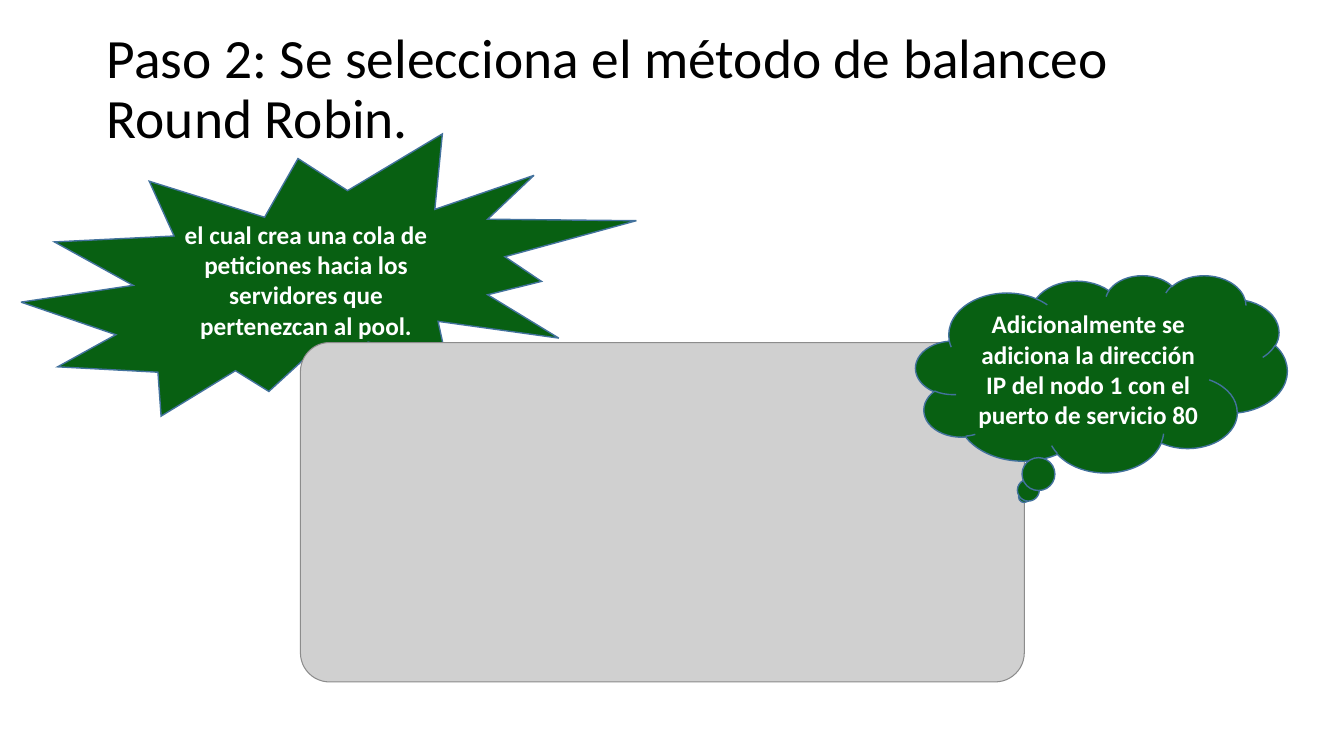
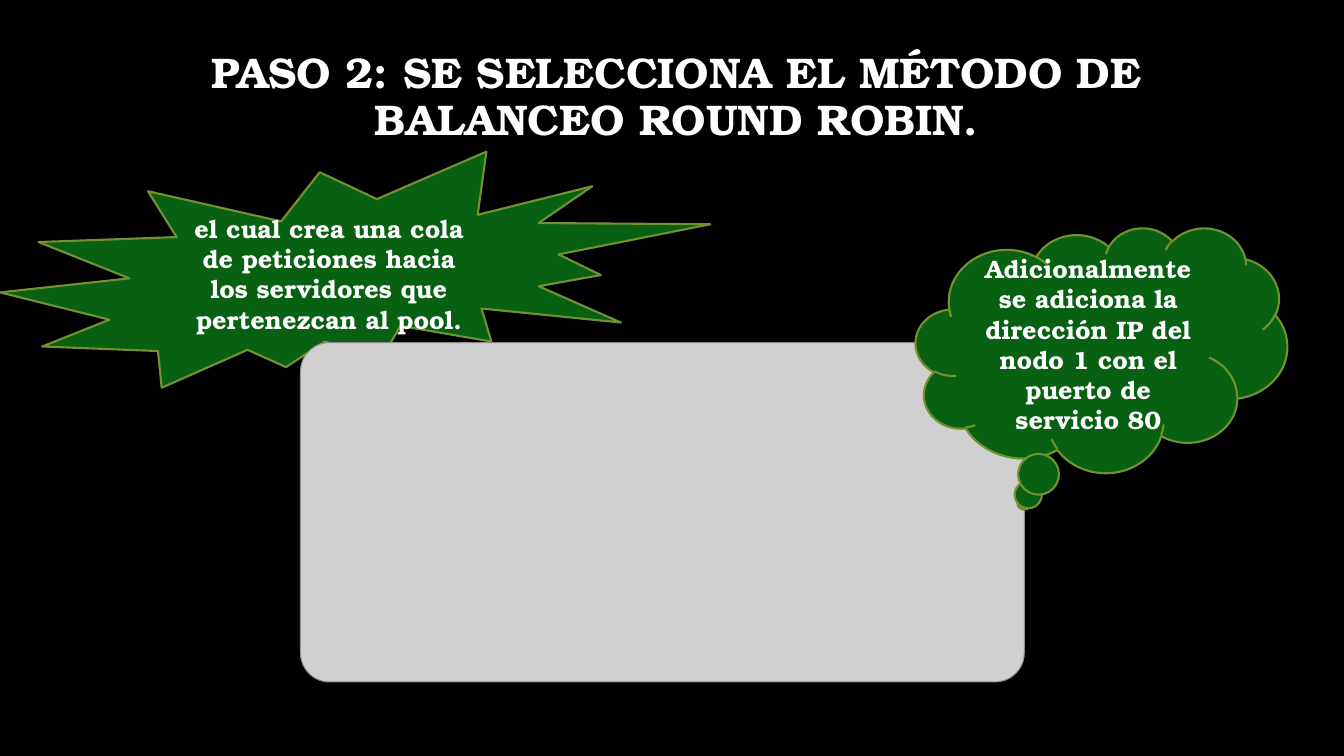
Before and after one commit to hannerfirst/optimus-prime, a slide deck: slide 4 of paralelos-project-java/docs/Configuración nodos clúster y balanceador de cargas.pptx. Drawn at 1344x756 pixels with LibreOffice and Linux fonts; fonts in the diff are those of the drawing; grey boxes stand for pictures; background and template pictures are left out. Boxes give left, top, right and bottom in pixels: in the first picture for what was removed or moved away, otherwise in the second. Text is boxed around its words. In the diff, an @@ line names an element or a change of style, - is before the commit and + after.

```diff
--- a/paralelos-project-java/docs/Configuración nodos clúster y balanceador de cargas.pptx
+++ b/paralelos-project-java/docs/Configuración nodos clúster y balanceador de cargas.pptx
@@ background #FFFFFF to picture (left out) @@
@@ title at box(212, 49, 1141, 136): text changed; size 39.6 to 30.6 pt; font Calibri to TeX Gyre Bonum; text colour #000000 to #FFFFFF; bold on @@
-Paso 2: Se selecciona el método de balanceo Round Robin.
+PASO 2: SE SELECCIONA EL MÉTODO DE BALANCEO ROUND ROBIN.
@@ irregular seal "el cual crea una cola ..." at box(0, 151, 711, 387): font Calibri to TeX Gyre Bonum; outline #43739E 1 pt to #759232 1.5 pt @@
@@ irregular seal "el cual crea una cola ...": place and size @@
-irregular seal "el cual crea una cola ..." at box(21, 134, 636, 416)
+irregular seal "el cual crea una cola ..." at box(0, 151, 711, 387)
@@ thought cloud "Adicionalmente se adiciona la dirección ...": place and size @@
-thought cloud "Adicionalmente se adiciona la dirección ..." at box(917, 275, 1289, 473)
+thought cloud "Adicionalmente se adiciona la dirección ..." at box(917, 228, 1289, 473)
@@ thought cloud "Adicionalmente se adiciona la dirección ..." at box(917, 228, 1289, 473): font Calibri to TeX Gyre Bonum; outline #43739E 1 pt to #759232 1.5 pt @@
```
Also in this commit, not shown: 10 other slides changed.
